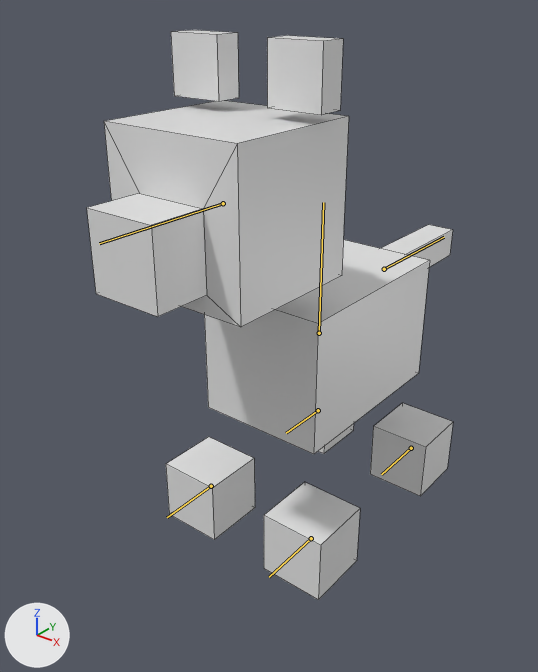
Renders of the Blender file Models/Dog/Dog.blend from each side of a commit.
Camera for both pictures: a 50 mm lens placed at (5.9, -8.62, 8.0), pointed at (-0.36, -0.8, 3.15). Lighting does not change. The marker at lower left points along +X, +Y and +Z. The bones that change are drawn over the model as lines. Mesh edges are drawn as thin lines.
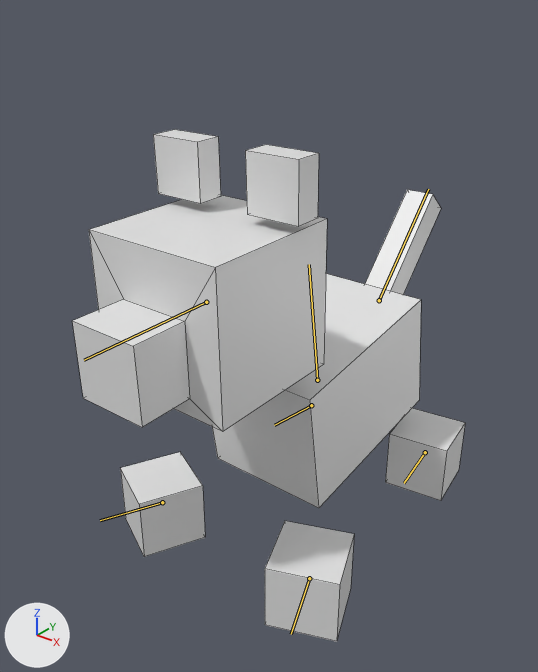
The newer file adds an action. The first version stands in its rest pose; the second is drawn at frame 40 of the action 'Ready'.

The change, as JSON lines over the scene's bpy script:
```json
{"block": "bone_bone", "where": "bone_bone = bpy.data.objects['Armature'].pose.bones['Bone']"}
{"op": "set", "path": "bone_bone.location", "old": "(0.0, 0.0, 0.0)", "new": "(0.0, -0.82, 0.0)"}
{"op": "set", "path": "bone_bone.rotation_quaternion", "old": "(1.0, 0.0, 0.0, 0.0)", "new": "(0.997, 0.077, 0.0, 0.0)", "note": "degrees (0, 0, 0) -> degrees (9, 0, 0)"}
{"block": "bone_bone_005", "where": "bone_bone_005 = bpy.data.objects['Armature'].pose.bones['Bone.005']  # child of 'Bone.006'"}
{"op": "set", "path": "bone_bone_005.rotation_quaternion", "old": "(1.0, 0.0, 0.0, 0.0)", "new": "(0.998, 0.067, 0.0, 0.0)", "note": "degrees (0, 0, 0) -> degrees (8, 0, 0)"}
{"block": "bone_bone_007", "where": "bone_bone_007 = bpy.data.objects['Armature'].pose.bones['Bone.007']  # child of 'Bone'"}
{"op": "set", "path": "bone_bone_007.rotation_quaternion", "old": "(1.0, 0.0, 0.0, 0.0)", "new": "(0.941, 0.338, 0.0, 0.0)", "note": "degrees (0, 0, 0) -> degrees (40, 0, 0)"}
{"block": "bone_bone_001", "where": "bone_bone_001 = bpy.data.objects['Armature'].pose.bones['Bone.001']"}
{"op": "set", "path": "bone_bone_001.location", "old": "(0.0, 0.0, 0.0)", "new": "(-0.46, 0.68, 0.0)"}
{"op": "set", "path": "bone_bone_001.rotation_quaternion", "old": "(1.0, 0.0, 0.0, 0.0)", "new": "(0.981, 0.0, 0.0, 0.194)", "note": "degrees (0, 0, 0) -> degrees (0, 0, 22)"}
{"block": "bone_bone_002", "where": "bone_bone_002 = bpy.data.objects['Armature'].pose.bones['Bone.002']"}
{"op": "set", "path": "bone_bone_002.location", "old": "(0.0, 0.0, 0.0)", "new": "(0.32, 0.78, 0.0)"}
{"op": "set", "path": "bone_bone_002.rotation_quaternion", "old": "(1.0, 0.0, 0.0, 0.0)", "new": "(0.976, 0.0, 0.0, -0.219)", "note": "degrees (0, 0, 0) -> degrees (0, 0, -25)"}
{"block": "bone_bone_003", "where": "bone_bone_003 = bpy.data.objects['Armature'].pose.bones['Bone.003']"}
{"op": "set", "path": "bone_bone_003.location", "old": "(0.0, 0.0, 0.0)", "new": "(0.21, -0.07, 0.0)"}
{"op": "set", "path": "bone_bone_003.rotation_quaternion", "old": "(1.0, 0.0, 0.0, 0.0)", "new": "(0.998, 0.0, 0.0, -0.063)", "note": "degrees (0, 0, 0) -> degrees (0, 0, -7)"}
{"block": "bone_bone_004", "where": "bone_bone_004 = bpy.data.objects['Armature'].pose.bones['Bone.004']"}
{"op": "set", "path": "bone_bone_004.location", "old": "(0.0, 0.0, 0.0)", "new": "(-0.26, -0.03, 0.0)"}
{"op": "set", "path": "bone_bone_004.rotation_quaternion", "old": "(1.0, 0.0, 0.0, 0.0)", "new": "(0.997, 0.0, 0.0, 0.074)", "note": "degrees (0, 0, 0) -> degrees (0, 0, 9)"}
```

Location of each change, [x1, y1, x2, y2] in pixels of the pictures (538 x 672 px):
```json
{"object": "Cube", "change": "posed", "before": [87, 101, 349, 327], "after": [72, 195, 327, 431]}
{"object": "Cube.001", "change": "posed", "before": [204, 240, 430, 454], "after": [212, 274, 421, 508], "on screen": "7% narrower, 9% taller"}
{"object": "Cube.002", "change": "posed", "before": [264, 482, 360, 600], "after": [265, 521, 354, 642], "on screen": "7% narrower"}
{"object": "Cube.003", "change": "posed", "before": [166, 437, 255, 540], "after": [120, 452, 205, 557]}
{"object": "Cube.007", "change": "posed", "before": [267, 35, 343, 115], "after": [245, 144, 319, 227]}
{"object": "Cube.008", "change": "posed", "before": [171, 30, 239, 102], "after": [153, 129, 221, 204]}
{"object": "Cube.004", "change": "posed", "before": [370, 403, 453, 496], "after": [385, 408, 465, 501]}
{"object": "Cube.006", "change": "posed", "before": [381, 225, 453, 267], "after": [365, 190, 441, 294]}
{"bone": "Bone", "before": "(319, 333) to (323, 202)", "after": "(317, 380) to (309, 264)"}
{"bone": "Bone.005", "before": "(223, 203) to (99, 243)", "after": "(206, 302) to (84, 360)"}
{"bone": "Bone.007", "before": "(384, 269) to (444, 237)", "after": "(379, 300) to (428, 189)"}
{"bone": "Bone.001", "before": "(311, 538) to (269, 577)", "after": "(309, 578) to (291, 634)"}
{"bone": "Bone.002", "before": "(211, 486) to (167, 517)", "after": "(162, 502) to (100, 520)"}
{"bone": "Bone.003", "before": "(318, 410) to (286, 433)", "after": "(311, 405) to (274, 425)"}
{"bone": "Bone.004", "before": "(411, 448) to (381, 474)", "after": "(425, 452) to (404, 483)"}
```
